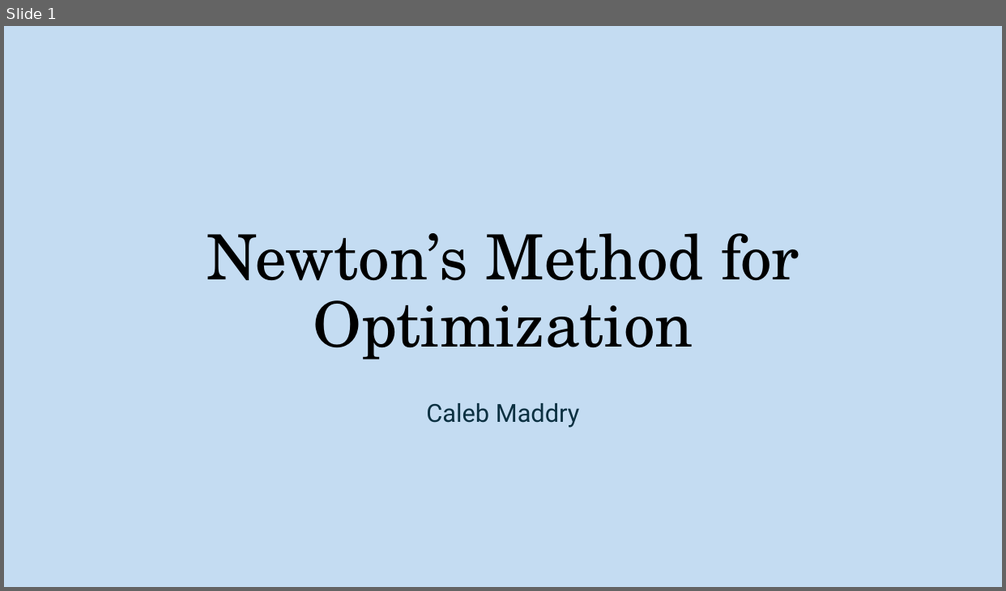
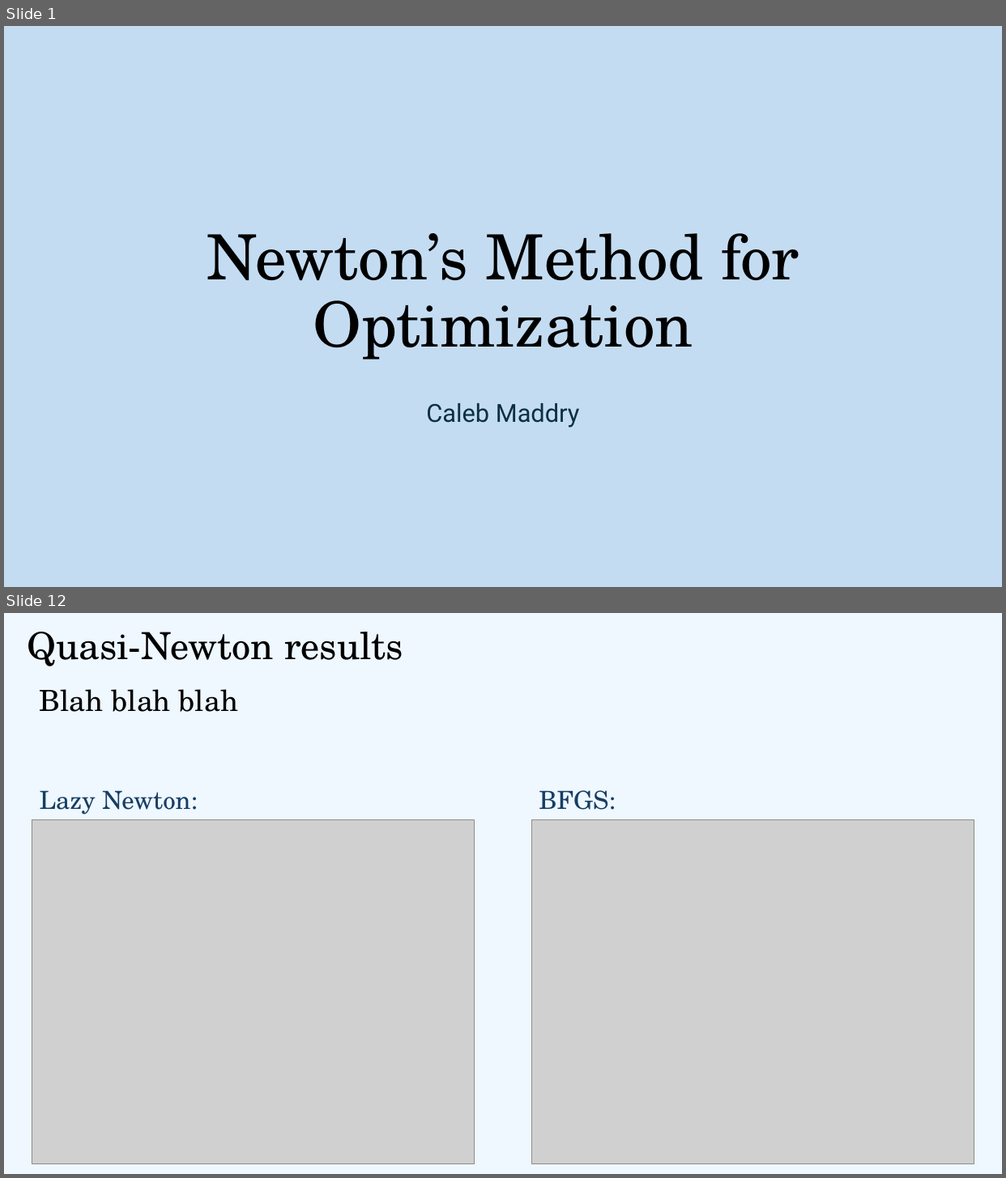
Before and after one commit to cmaddry/APPM-4600, a slide deck: Final Project/Presentation/APPM 4600 Final Presentation.pptx. Shown one above the other, each under a label of ours: slide 1 before the commit, slides 1 and 12 after it; the slides between them are not shown. The pictures are 1006x591 and 1006x1178 pixels, drawn with LibreOffice and Linux fonts; fonts in the diff are those of the drawing; grey boxes stand for pictures. Boxes give left, top, right and bottom in pixels: in the first picture for what was removed or moved away, otherwise in the second. Text is boxed around its words. In the diff, an @@ line names an element or a change of style, - is before the commit and + after.

```diff
--- a/Final Project/Presentation/APPM 4600 Final Presentation.pptx
+++ b/Final Project/Presentation/APPM 4600 Final Presentation.pptx
@@ slide 12 added at [4,613,1002,1174], background #EFF7FF @@
@@ title added at [27,632,403,666], 36 pt, text #000000 @@
+Quasi-Newton results
@@ text added at [40,689,238,712], 28 pt, text #000000 @@
+Blah blah blah
@@ text added at [40,790,198,815], 24 pt, text #163E64 @@
+Lazy Newton:
@@ text added at [539,790,616,810], 24 pt, text #163E64 @@
+BFGS:
@@ picture added at [32,820,474,1165] @@
@@ picture added at [532,820,974,1165] @@
```
Also in this commit, not shown: 1 slide changed, 14 other slides added, 1 slide removed, 23 other files.
